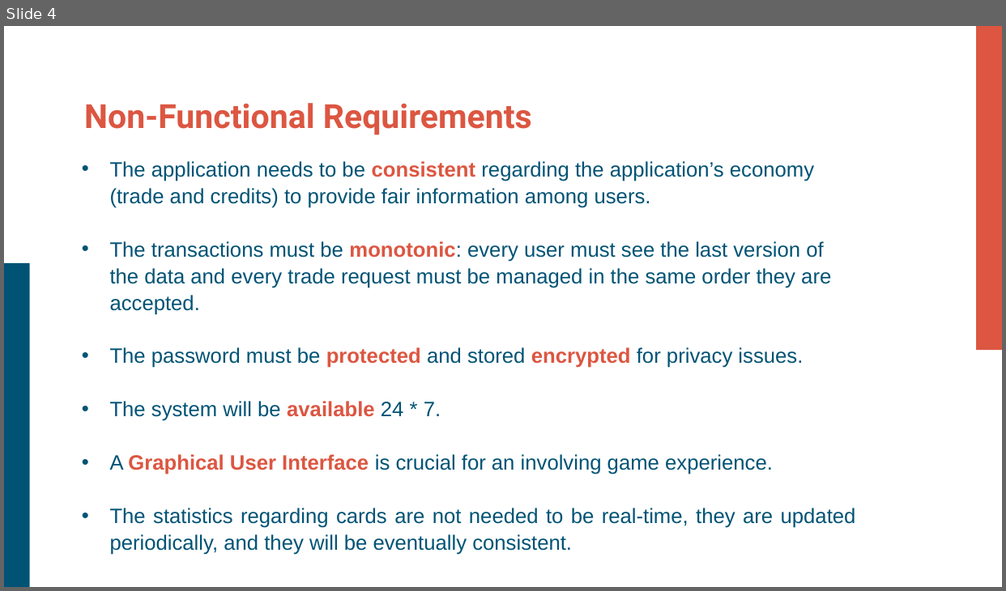
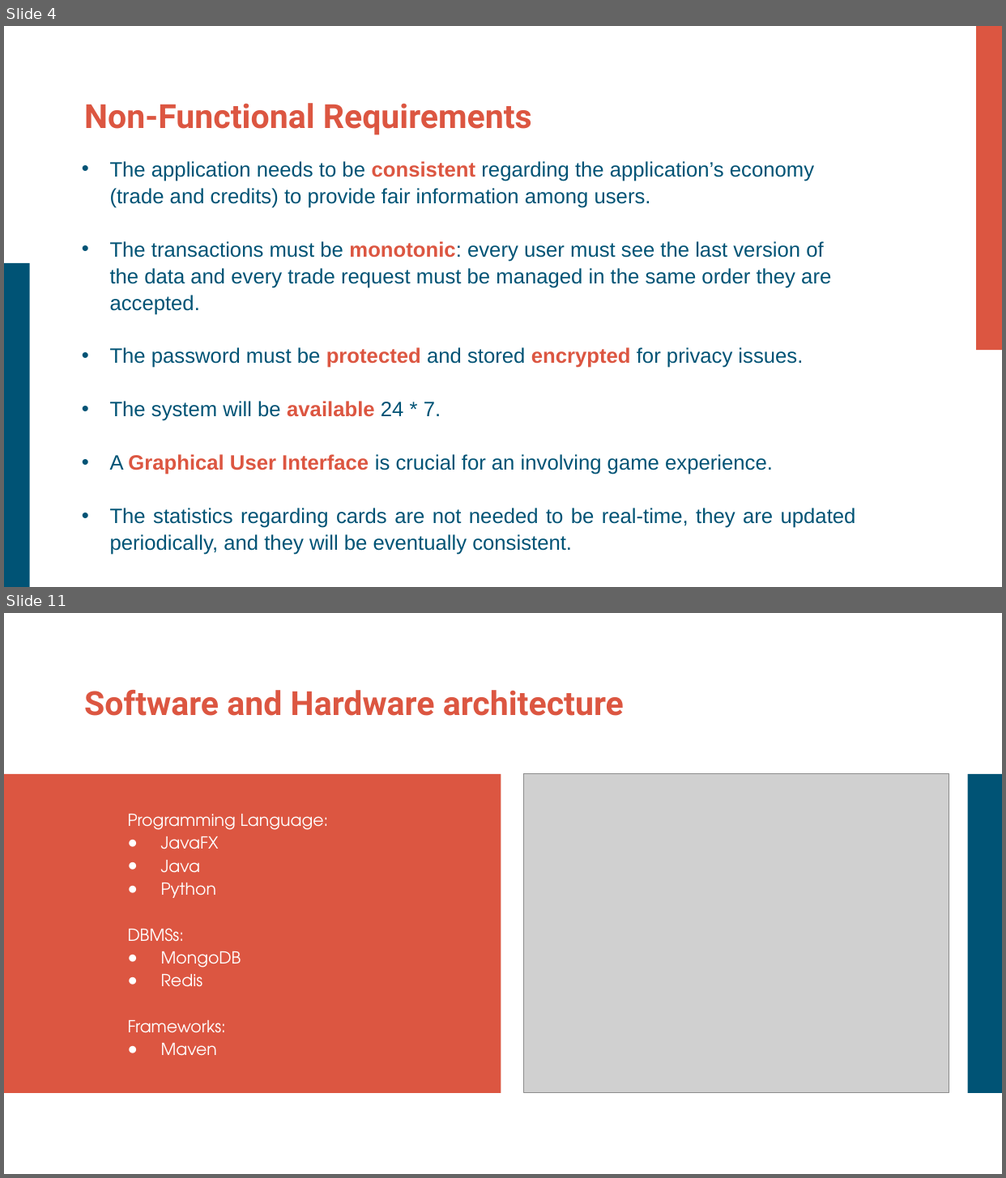
Before and after one commit to Plaza99/FantaManager, a slide deck: FantaManager-Presentation.pptx. Shown one above the other, each under a label of ours: slide 4 before the commit, slides 4 and 11 after it; the slides between them are not shown. The pictures are 1006x591 and 1006x1178 pixels, drawn with LibreOffice and Linux fonts; fonts in the diff are those of the drawing; grey boxes stand for pictures. Boxes give left, top, right and bottom in pixels: in the first picture for what was removed or moved away, otherwise in the second. Text is boxed around its words. In the diff, an @@ line names an element or a change of style, - is before the commit and + after.

```diff
--- a/FantaManager-Presentation.pptx
+++ b/FantaManager-Presentation.pptx
@@ slide 11 added at bbox=[4, 613, 1002, 1174], background #FFFFFF @@
@@ title added at bbox=[84, 690, 624, 716], 32 pt, text #DC5641, bold @@
+Software and Hardware architecture
@@ rectangle added at bbox=[4, 774, 501, 1093], fill #DC5641 @@
@@ picture added at bbox=[523, 774, 949, 1093] @@
@@ rectangle added at bbox=[968, 774, 1002, 1093], fill #005375 @@
@@ text added at bbox=[128, 814, 329, 1056], 16 pt, text #FFFFFF @@
+Programming Language:
+● JavaFX
+● Java
+● Python
+DBMSs:
+● MongoDB
+● Redis
+Frameworks:
+● Maven
```
Also in this commit, not shown: 5 slides changed, 6 other slides added, 2 slides removed.
